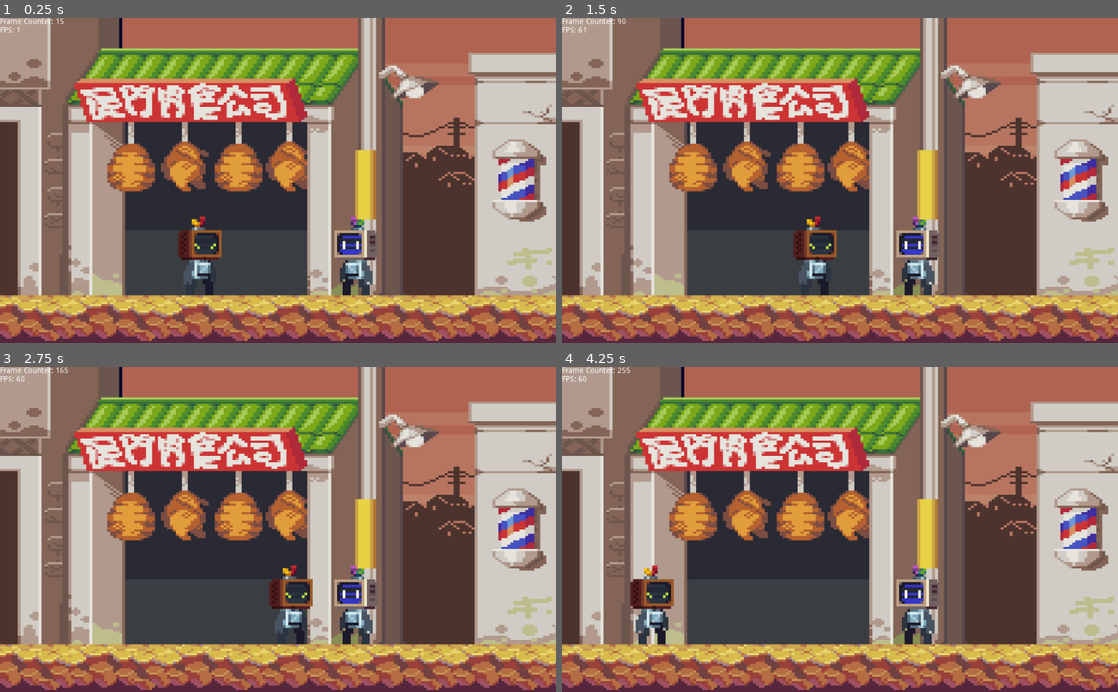
Above: before the commit, frames 1-4 (two rows, left to right).
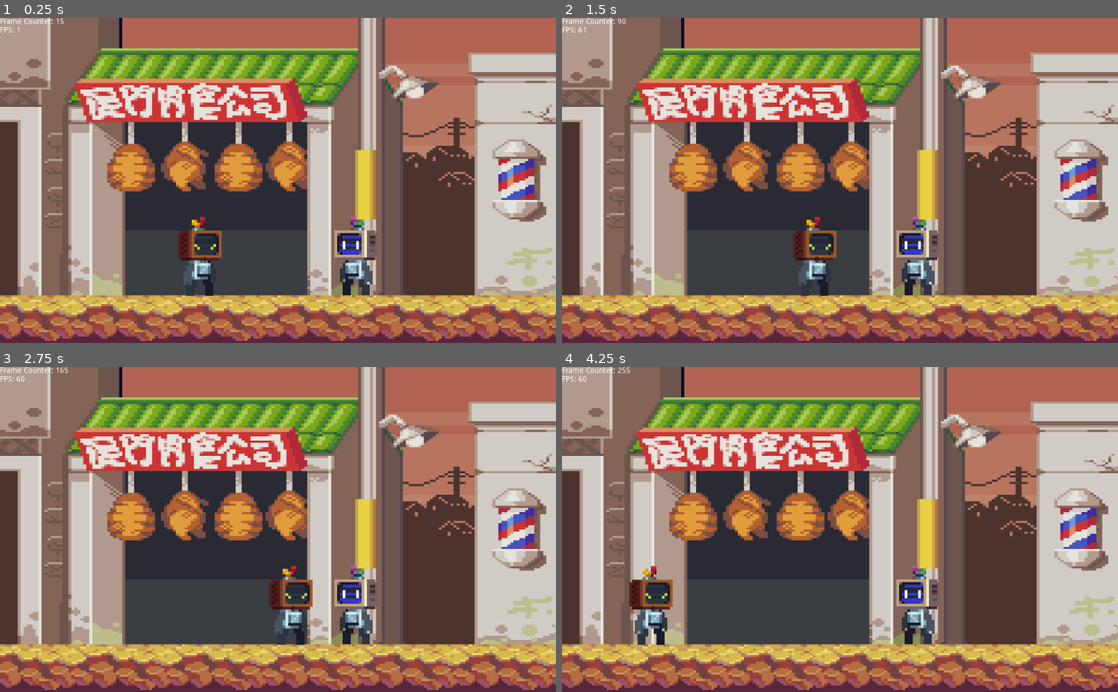
Above: after the commit, the same moments.

Repository: BasCandia/RollbackNetcodePeerToPeer
Game: Godot game, scene res://Scenes/Stage2DCollisions.tscn
Same seed, same stepped clock (60 frames per second), same inputs: the game is played once before the commit and once after it.
Inputs:
- Up to frame 1 (0.25 s): no input
- Up to frame 2 (1.5 s): tap Enter at 0.5 s; hold D 0.53-1.28 s; hold Space 0.53-1.28 s; hold A from 1.28 s (still down); tap Z (GuardarDatos) at 1.35 s
- Up to frame 3 (2.75 s): tap Space at 1.52, 1.55, 1.82 s; release A at 2.03 s; hold D from 2.03 s (still down); hold Space from 2.03 s (still down); tap P (test_fin) at 2.1 s
- Up to frame 4 (4.25 s): release D at 2.78 s; release Space at 2.78 s; hold W 2.78-3.53 s; tap T (test_inicio) at 2.85 s; tap Space at 3.02, 3.05, 3.32, 3.77, 3.8, 4.07 s; hold A from 3.53 s (still down); hold Enter from 3.53 s (still down)

The runs differ from the first frame. In frame 1, 0.2% of the frame differs, in the area x 32-40%, y 60-86%; in frame 2, 0.2%; in frame 3, 0.2%; in frame 4, 0.5%, in the area x 12-21%, y 60-86%.

Commit message:
JUMP

Diff:
--- a/Scenes/NetPlayer.tscn
+++ b/Scenes/NetPlayer.tscn
@@ -3,7 +3,7 @@
 [ext_resource path="res://Sprites/TEST2.png" type="Texture" id=1]
 
 [sub_resource type="RectangleShape2D" id=1]
-extents = Vector2( 40, 72 )
+extents = Vector2( 40, 60 )
 
 [node name="NetPlayer" type="KinematicBody2D"]
 
@@ -12,4 +12,5 @@
 texture = ExtResource( 1 )
 
 [node name="CollisionShape2D" type="CollisionShape2D" parent="."]
+position = Vector2( 0, 12 )
 shape = SubResource( 1 )
--- a/Scenes/Player2DCollisions.tscn
+++ b/Scenes/Player2DCollisions.tscn
@@ -3,7 +3,7 @@
 [ext_resource path="res://Sprites/TEST.png" type="Texture" id=1]
 
 [sub_resource type="RectangleShape2D" id=1]
-extents = Vector2( 40, 72.375 )
+extents = Vector2( 40, 60.1875 )
 
 [node name="KinematicBody2D" type="KinematicBody2D"]
 collision_mask = 2
@@ -13,11 +13,16 @@
 texture = ExtResource( 1 )
 
 [node name="CollisionShape2D" type="CollisionShape2D" parent="."]
-position = Vector2( 0, 1 )
+position = Vector2( 0, 12.1875 )
 shape = SubResource( 1 )
 
 [node name="Label" type="Label" parent="."]
-margin_top = 1.0
 margin_right = 40.0
-margin_bottom = 37.0
+margin_bottom = 36.0
 custom_colors/font_color = Color( 0, 0, 0, 1 )
+
+[node name="RayCastFloor" type="RayCast2D" parent="."]
+position = Vector2( 0, 72 )
+enabled = true
+cast_to = Vector2( 0, 8 )
+collision_mask = 3
--- a/Scenes/Stage2DCollisions.tscn
+++ b/Scenes/Stage2DCollisions.tscn
@@ -30,7 +30,7 @@
 script = ExtResource( 1 )
 
 [node name="LocalPlayer" parent="InputControl" instance=ExtResource( 2 )]
-position = Vector2( 368, 440 )
+position = Vector2( 368, 400 )
 script = ExtResource( 3 )
 
 [node name="NetPlayer" parent="." instance=ExtResource( 7 )]
@@ -45,6 +45,7 @@
 visible = false
 position = Vector2( 520, 557 )
 scale = Vector2( 50, 1.5 )
+collision_mask = 2
 
 [node name="StaticBody2D3" parent="." instance=ExtResource( 5 )]
 visible = false
--- a/Scripts/InputControl.gd
+++ b/Scripts/InputControl.gd
@@ -25,9 +25,9 @@
 
 #---classes---
 class Inputs:
-	#Indexing [0]: A, [1]: D, [2]: SPACE
+	#Indexing [0]: A, [1]: D,[2]: W, [3]: SPACE
 	#inputs by local player for a single frame
-	var local_input = [false, false, false]
+	var local_input = [false, false, false, false]
 
 	func duplicate():
 		var duplicate = Inputs.new()
@@ -89,13 +89,15 @@
 	frame_start_all()
 
 	#record local inputs
-	var local_input = [false, false, false]
+	var local_input = [false, false, false, false]
 	if Input.is_key_pressed(KEY_A):
 		local_input[0] = true
 	if Input.is_key_pressed(KEY_D):
 		local_input[1] = true
+	if Input.is_key_pressed(KEY_W):
+		local_input[2] = true
 	if Input.is_key_pressed(KEY_SPACE):
-		local_input[2] = true
+		local_input[3] = true
 	if Input.is_action_just_pressed("test_inicio"):
 		nro_prueba += 1
 		print("Prueba Nro: "+ str(nro_prueba))
--- a/Scripts/LocalPlayer.gd
+++ b/Scripts/LocalPlayer.gd
@@ -1,10 +1,15 @@
 #By Jon Chau
 extends KinematicBody2D
+
+const GRAVITY = 10
+const JUMP_HEIGHT = -190
 
 var counter = -1 #testing value
 var rectExtents = null
 var collisionMask = null
 var label = null
+#salto
+var canJump = true
 
 func _ready():
 	label = get_node("Label")
@@ -32,15 +37,22 @@
 func input_update(input):
 	#calculate state of object for the given input
 	var vect = Vector2(0, 0)
-
+	vect.y += GRAVITY
 	if input.local_input[0]: #A
 		vect.x -= 10
 
 	if input.local_input[1]: #D
 		vect.x += 10
 
-	if input.local_input[2]: #SPACE
+	if ($RayCastFloor.is_colliding()):
+			canJump = true
+	if input.local_input[2]: #W JUMP
+		if(canJump):
+			canJump=false
+			vect.y = JUMP_HEIGHT
+	if input.local_input[3]: #SPACE
 		counter = counter/2
+
 
 	#move_and_collide for "solid" stationary objects
 	var collision = move_and_collide(vect)
